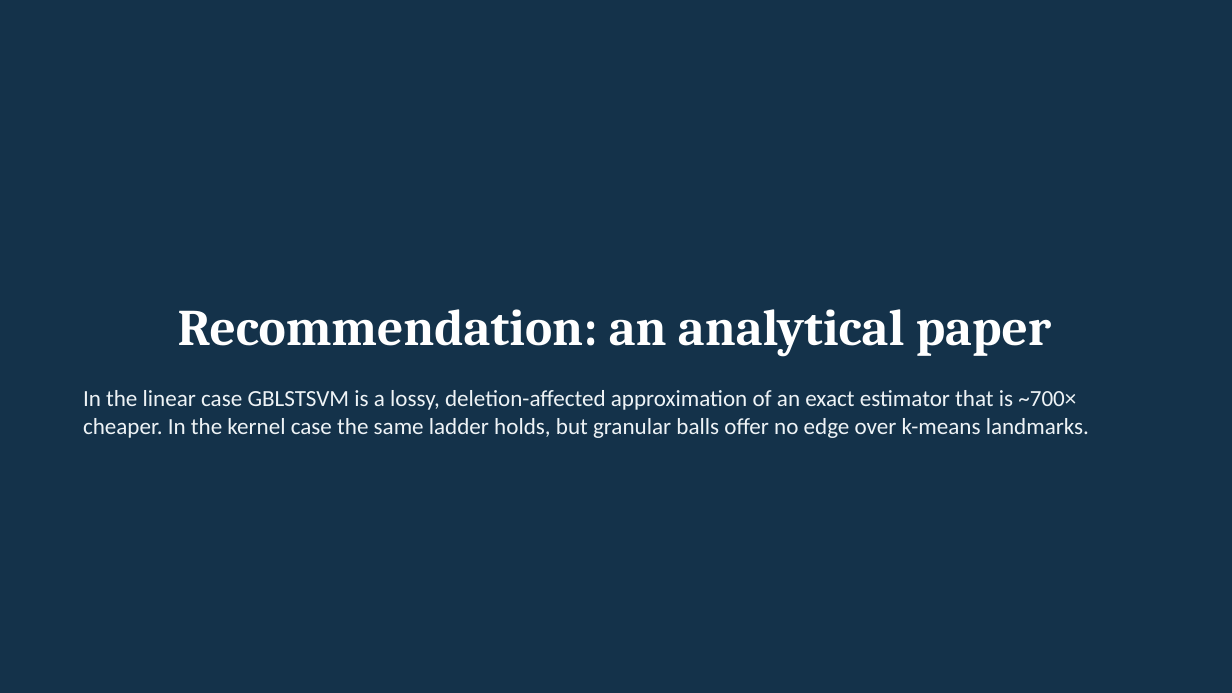
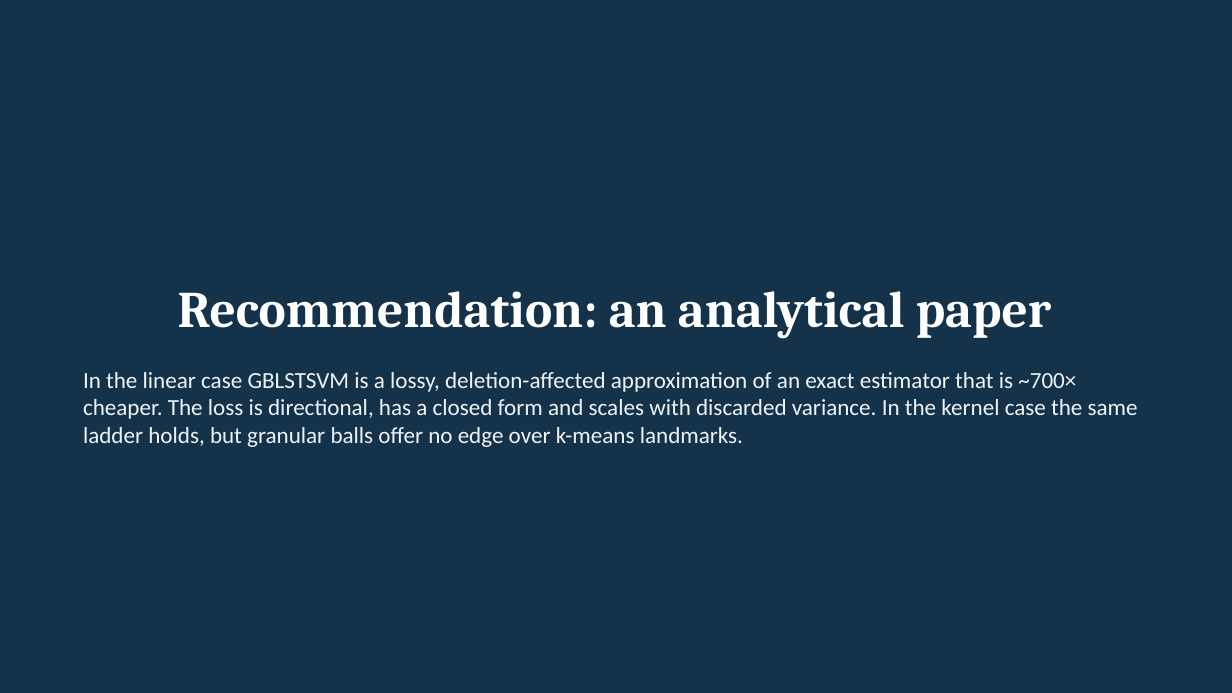
Before and after one commit to Toast24/GBLSTSVM-Ex, a slide deck: slide 52 of docs/midsem/GBLSTSVM_Midsem_Progress.pptx (slide 14 before the commit). Drawn at 1232x693 pixels with LibreOffice and Linux fonts; fonts in the diff are those of the drawing. Boxes give left, top, right and bottom in pixels: in the first picture for what was removed or moved away, otherwise in the second. Text is boxed around its words. In the diff, an @@ line names an element or a change of style, - is before the commit and + after.

```diff
--- a/docs/midsem/GBLSTSVM_Midsem_Progress.pptx
+++ b/docs/midsem/GBLSTSVM_Midsem_Progress.pptx
@@ title "Recommendation: an analytical paper": place and size @@
-title "Recommendation: an analytical paper" at [178,309,1051,357]
+title "Recommendation: an analytical paper" at [178,291,1051,338]
@@ text at [83,372,1138,447]: text changed @@
-In the linear case GBLSTSVM is a lossy, deletion-affected approximation of an exact estimator that is ~700× cheaper. In the kernel case the same ladder holds, but granular balls offer no edge over k-means landmarks.
+In the linear case GBLSTSVM is a lossy, deletion-affected approximation of an exact estimator that is ~700× cheaper. The loss is directional, has a closed form and scales with discarded variance. In the kernel case the same ladder holds, but granular balls offer no edge over k-means landmarks.
```
Also in this commit, not shown: 7 other slides changed, 44 slides added, 6 slides removed, 49 other files.
